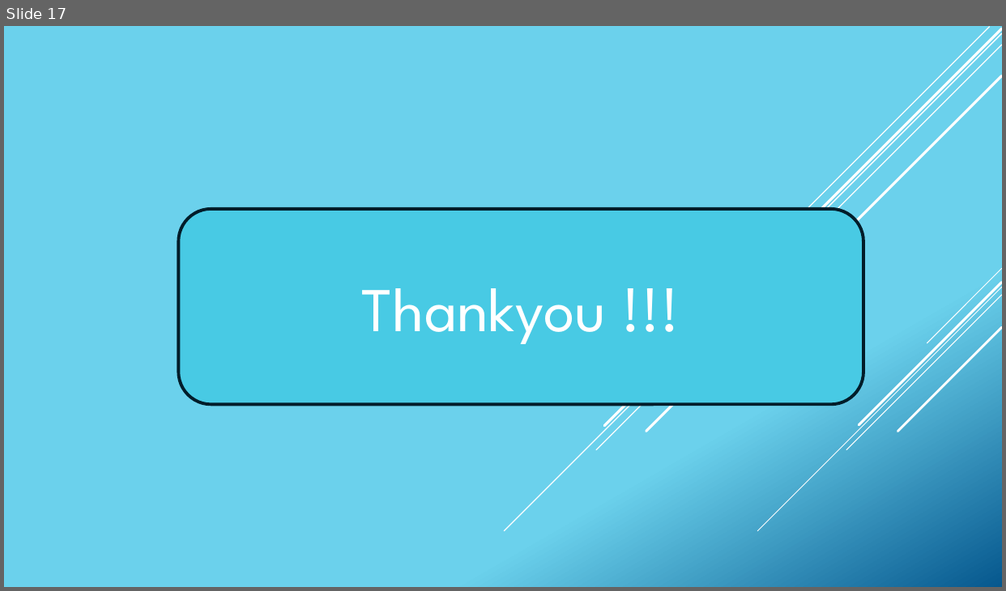
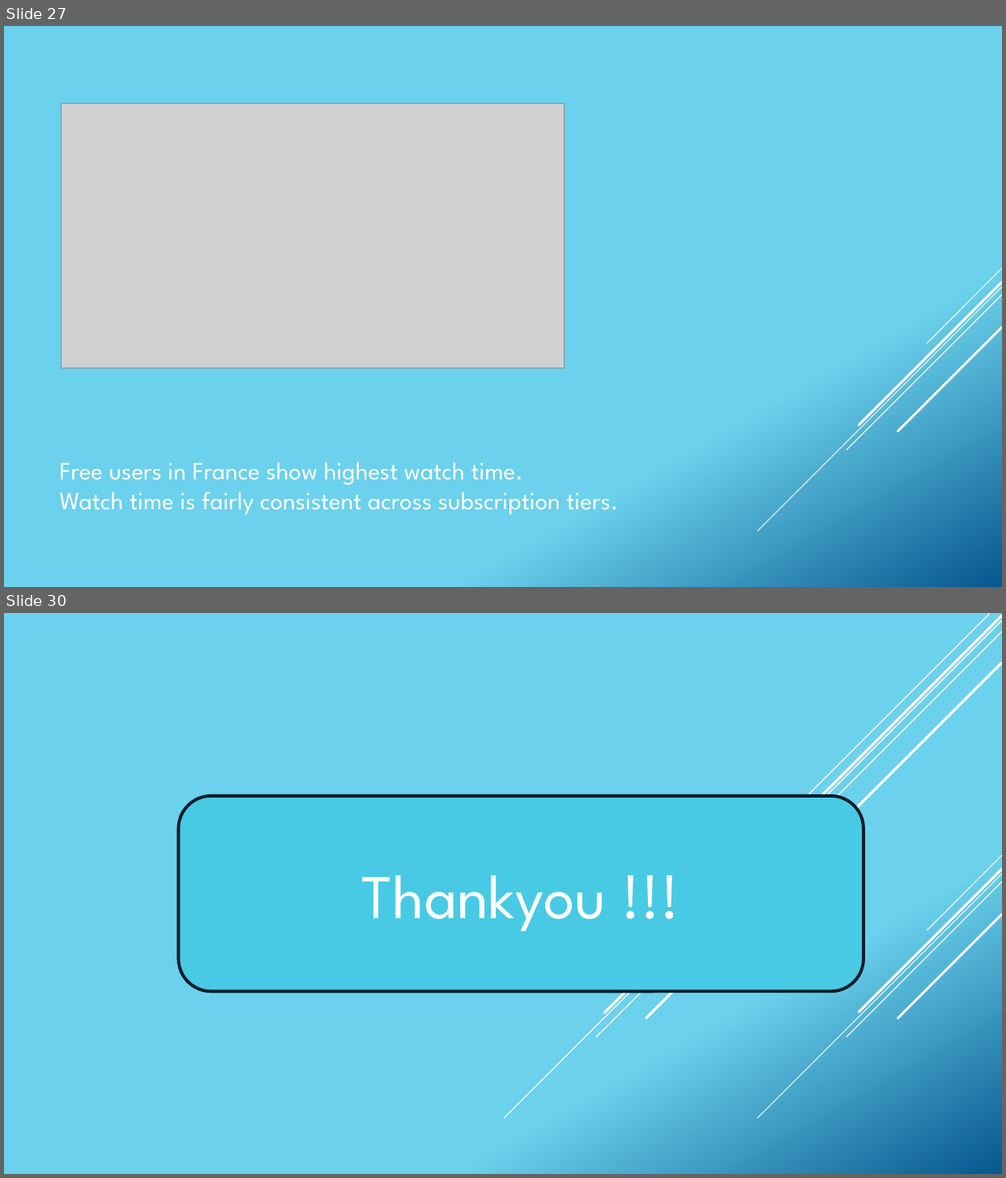
Before and after one commit to fivelidz/data-analytics-project, a slide deck: presentation/Presentation_Laura.pptx. Shown one above the other, each under a label of ours: slide 17 before the commit, slides 27 and 30 after it; the slides between them are not shown. The pictures are 1006x591 and 1006x1178 pixels, drawn with LibreOffice and Linux fonts; fonts in the diff are those of the drawing; grey boxes stand for pictures. Boxes give left, top, right and bottom in pixels: in the first picture for what was removed or moved away, otherwise in the second. Text is boxed around its words. In the diff, an @@ line names an element or a change of style, - is before the commit and + after.

```diff
--- a/presentation/Presentation_Laura.pptx
+++ b/presentation/Presentation_Laura.pptx
@@ slide 27 added at (4,26,1002,587), background gradient #6ED2EB to #06588E; not listed: 5 template elements that a slide beside it also shows @@
@@ picture added at (61,103,564,368) @@
@@ text added at (60,463,618,515), 24 pt, text #FFFFFF @@
+Free users in France show highest watch time.
+Watch time is fairly consistent across subscription tiers.
@@ what was slide 17 is now slide 30 @@
```
Also in this commit, not shown: 12 other slides added, 2 other files.
